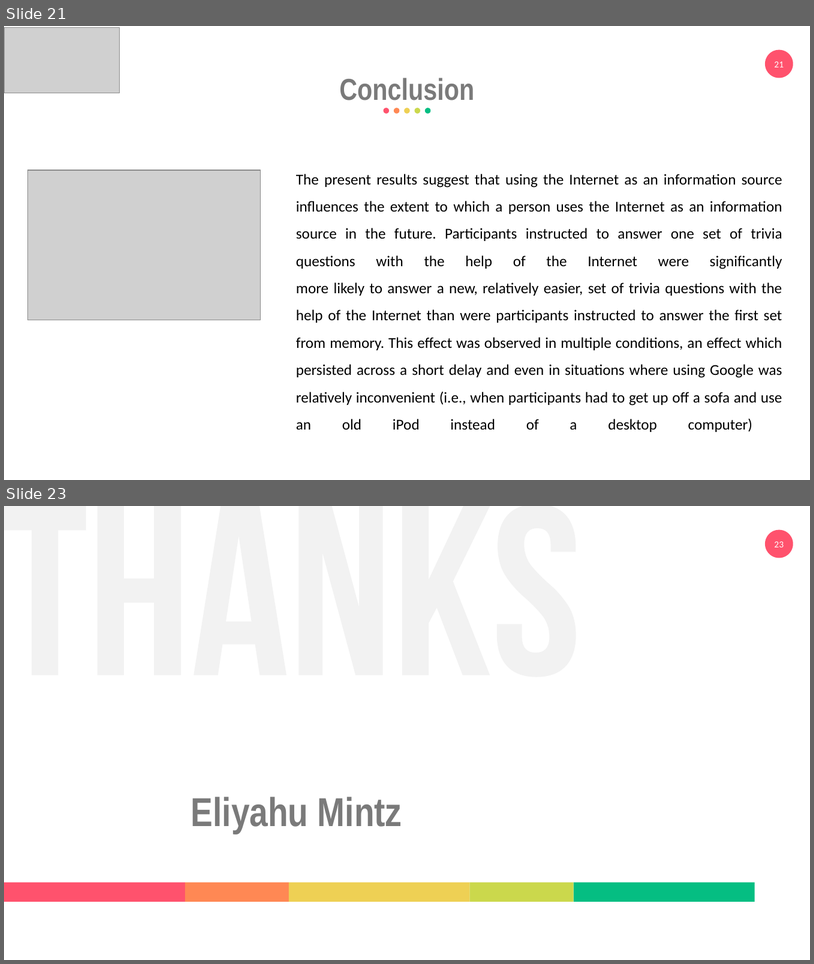
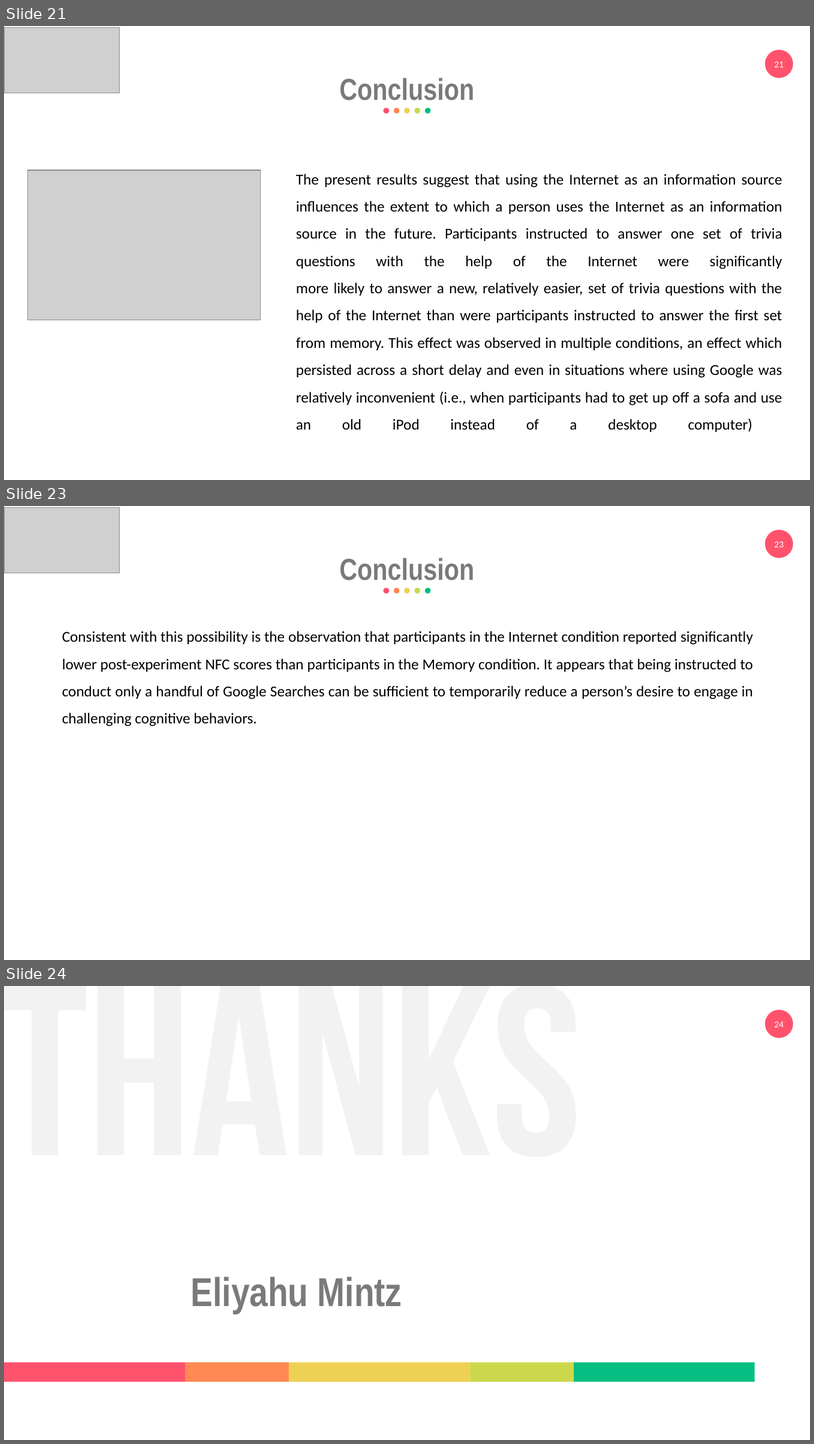
Before and after one commit to eemintz/ResearchML, a slide deck: PresentationEliyahuMintz.pptx. Shown one above the other, each under a label of ours: slides 21 and 23 before the commit, slides 21, 23 and 24 after it; the slides between them are not shown. The pictures are 814x964 and 814x1444 pixels, drawn with LibreOffice and Linux fonts; fonts in the diff are those of the drawing; grey boxes stand for pictures. Boxes give left, top, right and bottom in pixels: in the first picture for what was removed or moved away, otherwise in the second. Text is boxed around its words. In the diff, an @@ line names an element or a change of style, - is before the commit and + after.

```diff
--- a/PresentationEliyahuMintz.pptx
+++ b/PresentationEliyahuMintz.pptx
@@ slide 23 added at [4,506,810,960], background #FFFFFF; not listed: 2 template elements that a slide beside it also shows @@
@@ picture added at [4,508,120,573] @@
@@ text added at [339,558,474,580], 36 pt, text #7A7A7A, bold @@
+Conclusion
@@ group added at [384,588,431,594]: 5 ellipses @@
@@ freeform shape added at [22,613,56,628], fill #FFFFFF @@
@@ text added at [62,631,753,726], 18 pt, text #000000 @@
+Consistent with this possibility is the observation that participants in the Internet condition reported significantly lower post-experiment NFC scores than participants in the Memory condition. It appears that being instructed to conduct only a handful of Google Searches can be sufficient to temporarily reduce a person’s desire to engage in challenging cognitive behaviors.
@@ what was slide 23 is now slide 24 @@
@@ page number at [774,1021,784,1027]: text changed @@
-23
+24
```
Also in this commit, not shown: 1 slide changed.
